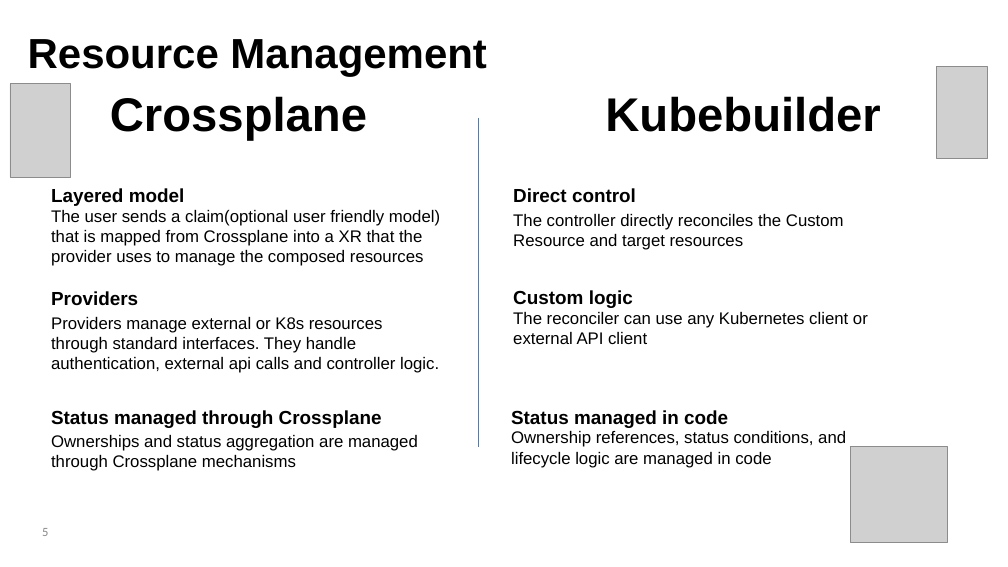
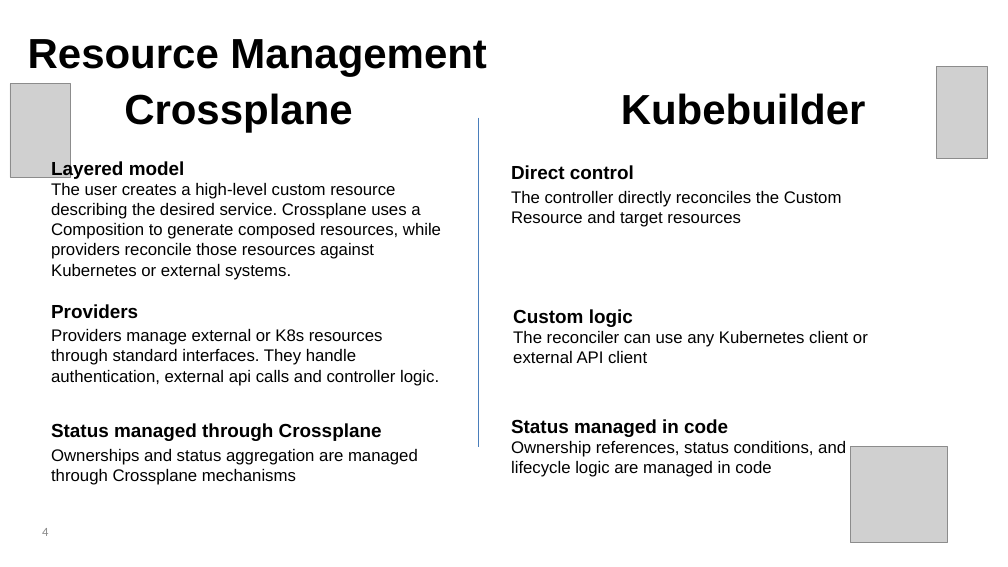
Before and after one commit to lorenzodeluca/kafka-operator-clash, a slide deck: slide 4 of presentation/kubebuilder vs crossplane.pptx (slide 5 before the commit). Drawn at 1008x567 pixels with LibreOffice and Linux fonts; fonts in the diff are those of the drawing; grey boxes stand for pictures. Boxes give left, top, right and bottom in pixels: in the first picture for what was removed or moved away, otherwise in the second. Text is boxed around its words. In the diff, an @@ line names an element or a change of style, - is before the commit and + after.

Commit message:
presentation v0.5

```diff
--- a/presentation/kubebuilder vs crossplane.pptx
+++ b/presentation/kubebuilder vs crossplane.pptx
@@ text "Crossplane" at (124,93,352,133): size 45 to 40 pt @@
@@ text "Kubebuilder" at (621,93,866,125): size 45 to 40 pt @@
@@ 3 texts: place and size @@
-3 texts at (51,188,844,250)
+3 texts at (51,161,842,227)
@@ text at (51,183,441,280): text changed @@
-The user sends a claim(optional user friendly model) that is mapped from Crossplane into a XR that the provider uses to manage the composed resources
+The user creates a high-level custom resource describing the desired service. Crossplane uses a Composition to generate composed resources, while providers reconcile those resources against Kubernetes or external systems.
@@ 4 texts: place and size @@
-4 texts at (51,291,846,468)
+4 texts at (51,304,846,477)
@@ text "Custom logic": place and size @@
-text "Custom logic" at (513,290,633,308)
+text "Custom logic" at (513,309,633,327)
@@ text "The reconciler can use any ...": place and size @@
-text "The reconciler can use any ..." at (513,312,868,344)
+text "The reconciler can use any ..." at (513,331,868,363)
@@ text "Status managed through Crossplane": place and size @@
-text "Status managed through Crossplane" at (51,410,382,428)
+text "Status managed through Crossplane" at (51,423,382,441)
@@ text "Ownerships and status aggregation are ...": place and size @@
-text "Ownerships and status aggregation are ..." at (51,435,418,471)
+text "Ownerships and status aggregation are ..." at (51,449,418,485)
@@ page number at (42,528,48,536): text changed @@
-5
+4
```
Also in this commit, not shown: 2 other slides changed, 11 slides added, 9 slides removed, 5 other files.
